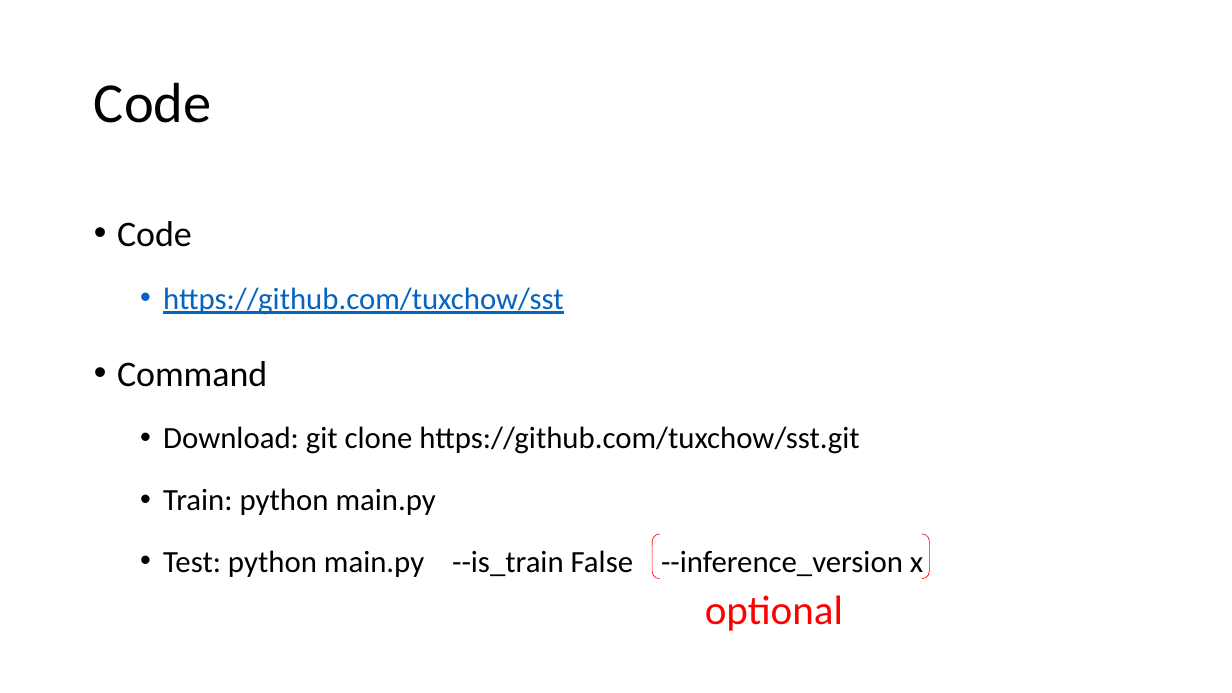
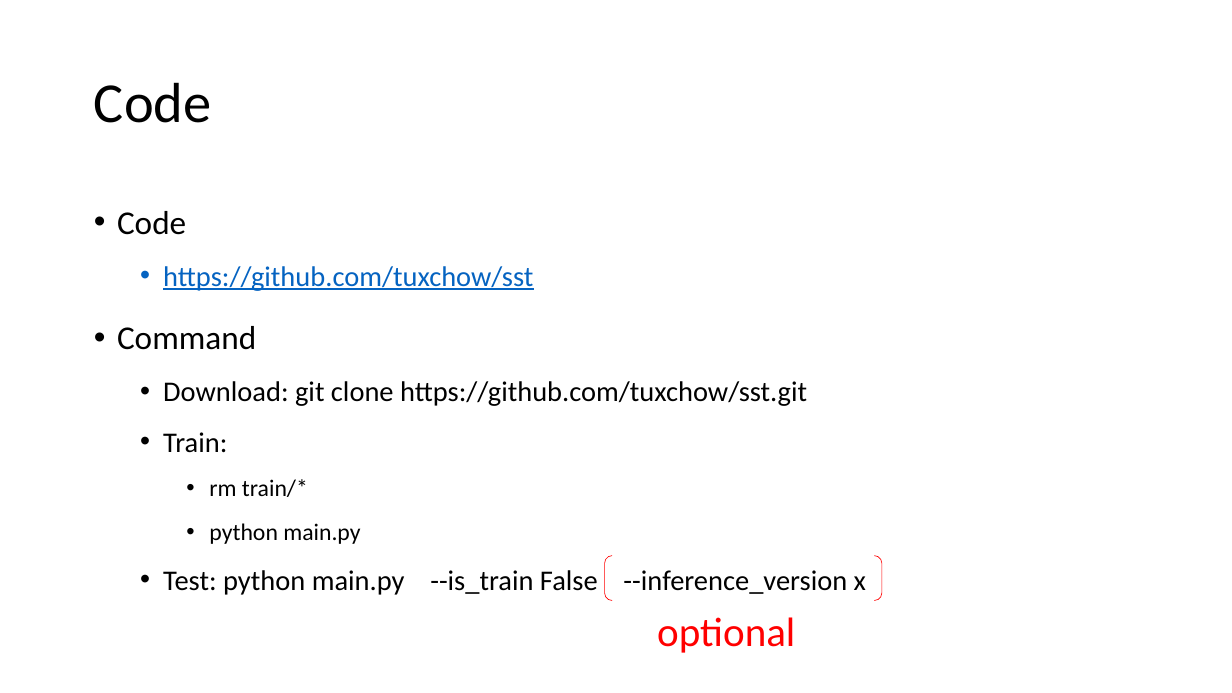
Before and after one commit to anjingx/sst, a slide deck: slide 12 of project.pptx. Drawn at 1232x693 pixels with LibreOffice and Linux fonts; fonts in the diff are those of the drawing. Boxes give left, top, right and bottom in pixels: in the first picture for what was removed or moved away, otherwise in the second. Text is boxed around its words. In the diff, an @@ line names an element or a change of style, - is before the commit and + after.

Commit message:
update

```diff
--- a/project.pptx
+++ b/project.pptx
@@ text at bbox=[117, 211, 866, 595]: size 28 to 25.9 pt in "Code", "Command"; size 24 to 22.2 pt in "https://github.com/tuxchow/sst", "Download: git clone https://github.com/tuxchow/sst.git", "Test: python main.py --is_train False --inference_version x"; line spacing 1.5 to 1.3 @@
@@ text at bbox=[163, 432, 360, 544]: text changed; size 24 to 18.5 pt @@
-  • Train: python main.py
+  • Train:
+    • rm train/*
+    • python main.py
@@ bracket pair: place and size @@
-bracket pair at bbox=[653, 534, 930, 579]
+bracket pair at bbox=[604, 555, 882, 601]
@@ text "optional": place and size @@
-text "optional" at bbox=[705, 595, 843, 631]
+text "optional" at bbox=[657, 617, 795, 653]
```
Also in this commit, not shown: 1 other slide changed, 1 slide added.
